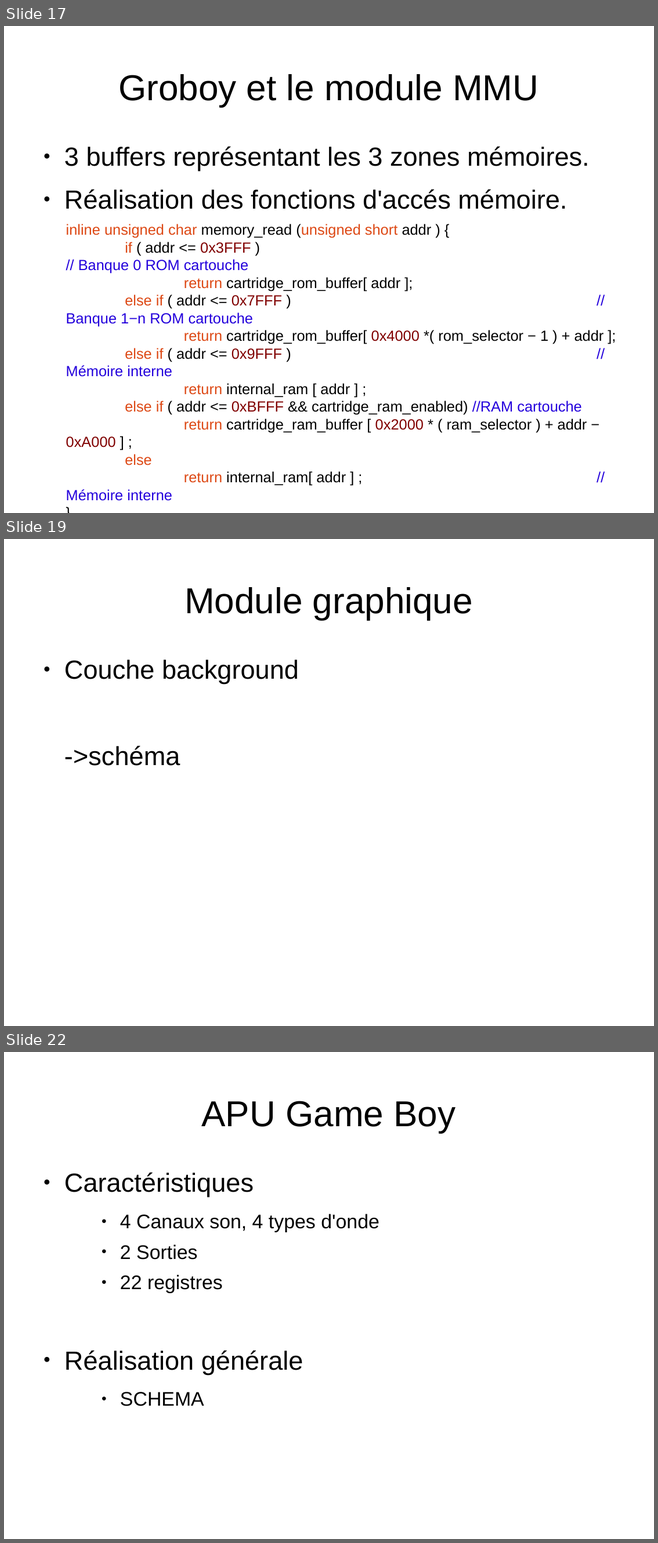
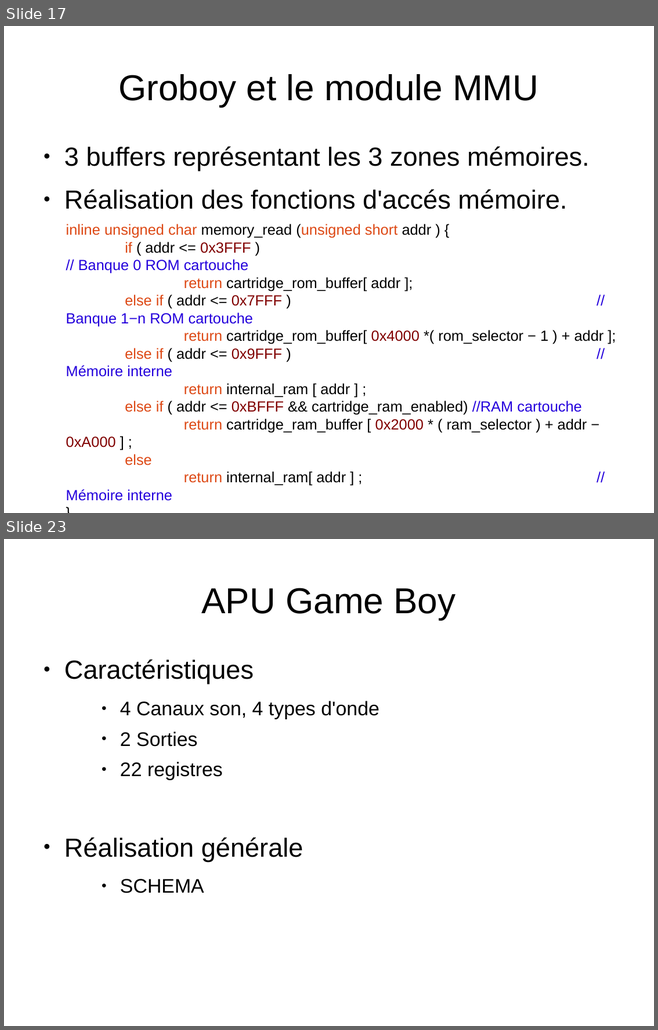
Before and after one commit to joakim-d/GroBoy, a slide deck: documents_TER/soutenance.odp. Shown one above the other, each under a label of ours: slides 17, 19 and 22 before the commit, slides 17 and 23 after it; the slides between them are not shown. The pictures are 658x1543 and 658x1030 pixels, drawn with LibreOffice and Linux fonts; fonts in the diff are those of the drawing. Boxes give left, top, right and bottom in pixels: in the first picture for what was removed or moved away, otherwise in the second. Text is boxed around its words. In the diff, an @@ line names an element or a change of style, - is before the commit and + after.

```diff
--- a/documents_TER/soutenance.odp
+++ b/documents_TER/soutenance.odp
@@ slide 19 removed at (x1=4, y1=539, x2=654, y2=1026), background #FFFFFF @@
@@ title removed at (x1=184, y1=587, x2=473, y2=620) @@
-Module graphique
@@ text removed at (x1=64, y1=660, x2=299, y2=766) @@
-● Couche background
-->schéma
@@ what was slide 22 is now slide 23 @@
```
Also in this commit, not shown: 1 slide changed, 4 slides added, 2 other slides removed.
